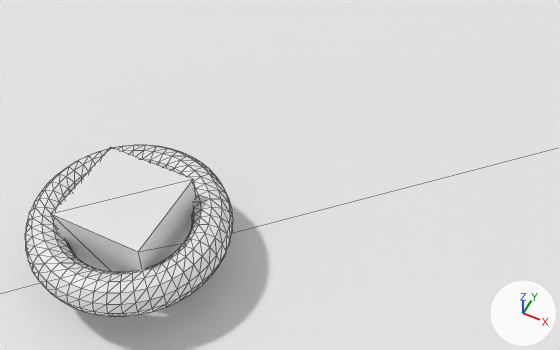
The glTF model assets/levels/AntDemo.glb as it was, and as the next commit left it.
Both versions are drawn from a 50 mm lens placed at (4.24, -4.42, 8.12), pointed at (1.19, 1.68, 0.49). The lights are fixed; the arrows at lower right show +X, +Y and +Z. The first picture is the older version. Mesh edges are drawn as thin lines. Where no turn or scale is listed for an object, it has been applied to the vertices.

The scene before the commit, as lines of its bpy script (objects in view):
```python
me_plane_009 = bpy.data.meshes.new('Plane.009')
me_plane_009.from_pydata([(-11.7, -11.7, 0.0), (11.7, -11.7, 0.0), (-11.7, 11.7, 0.0), (11.7, 11.7, 0.0)], [], [(0, 1, 3), (0, 3, 2)])
me_torus = bpy.data.meshes.new('Torus')
me_torus.from_pydata(...)  # a torus around z (ring radius 1.0, tube radius 0.25) spanning x -1.25..1.25, y -1.25..1.25, z -0.25..0.25; a box spanning x -0.59..0.59, y -0.59..0.59, z -0.65..0.53
ob_antspawner = bpy.data.objects.new('AntSpawner', me_torus)
ob_antspawner.location = (0.0, 0.0, 0.682)
ob_plane_001 = bpy.data.objects.new('Plane.001', me_plane_009)
ob_plane_001.location = (0.0, 0.0, 0.0)
```
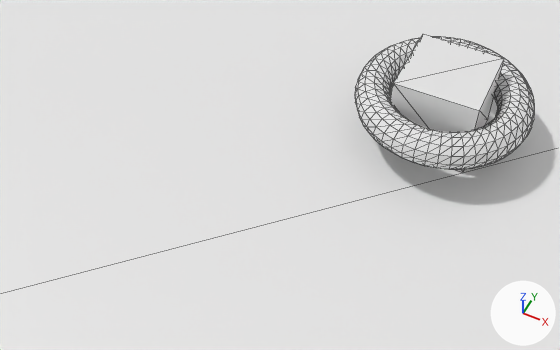
Pixel boxes (x1, y1, x2, y2) of what changed, in the pictures (560 x 350 px):
```json
{"object": "AntSpawner", "change": "moved", "before": [25, 145, 233, 316], "after": [355, 34, 535, 172]}
```

Scene script edits in JSON lines:
```json
{"op": "set", "path": "ob_antspawner.location", "old": "(0.0, 0.0, 0.682)", "new": "(2.686, 3.837, 0.682)"}
```
